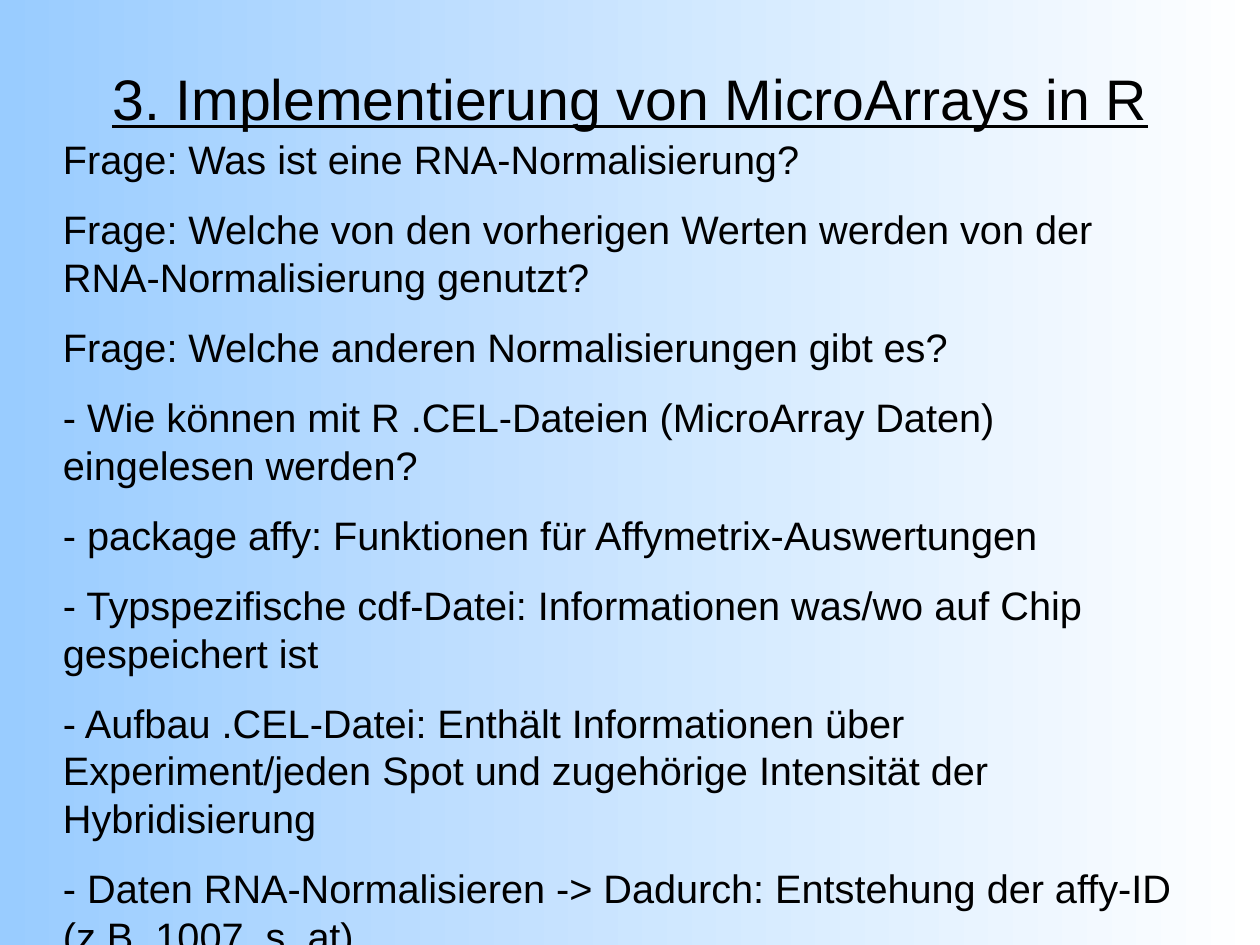
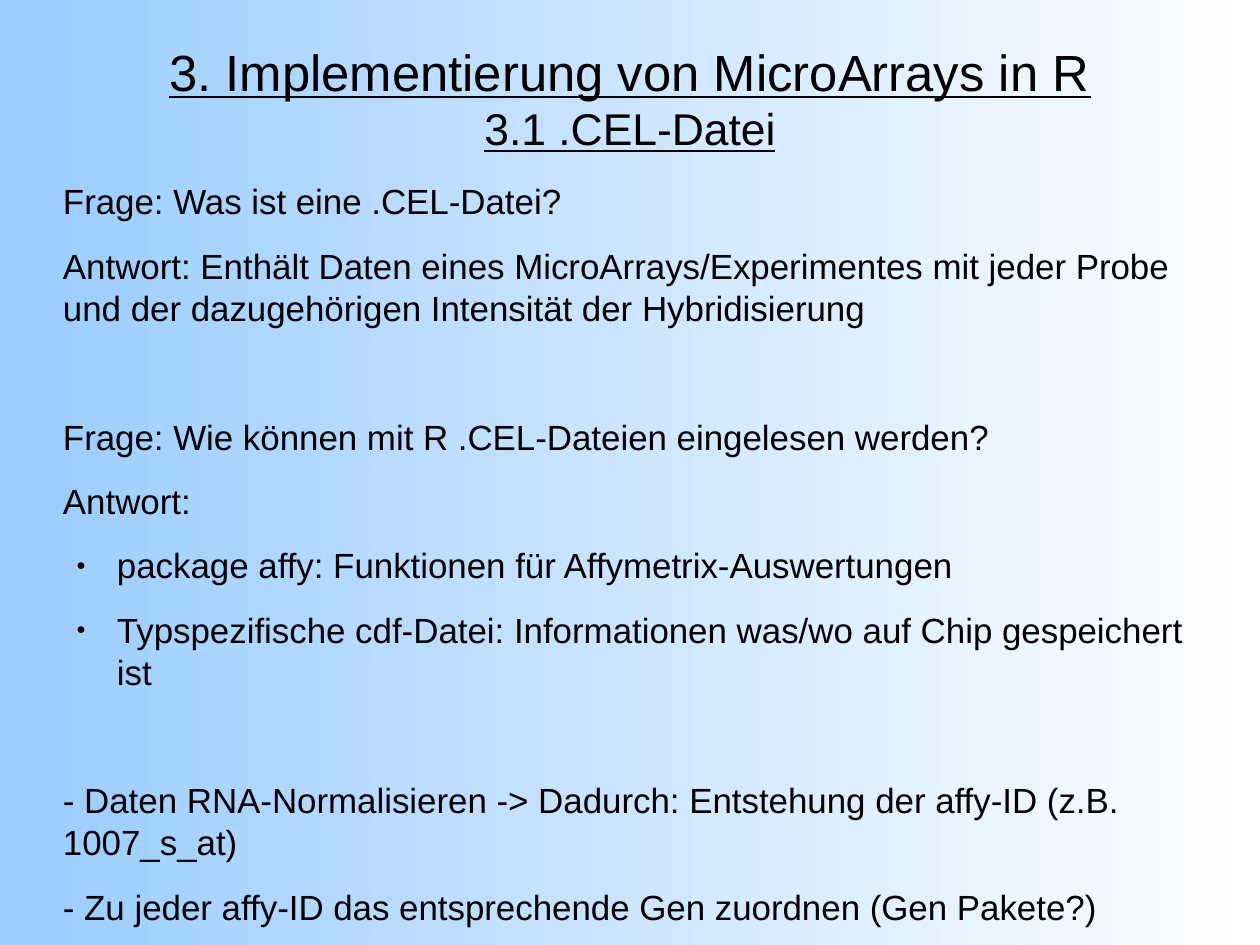
Before and after one commit to emmkey/GenEx, a slide deck: slide 7 of W1 Praesentation.odp. Drawn at 1260x945 pixels with LibreOffice and Linux fonts; fonts in the diff are those of the drawing. Boxes give left, top, right and bottom in pixels: in the first picture for what was removed or moved away, otherwise in the second. Text is boxed around its words. In the diff, an @@ line names an element or a change of style, - is before the commit and + after.

```diff
--- a/W1 Praesentation.odp
+++ b/W1 Praesentation.odp
@@ title at box(169, 54, 1089, 152): text changed; size 36 to 32 pt @@
-3. Implementierung von MicroArrays in R
+3. Implementierung von MicroArrays in R
+3.1 .CEL-Datei
@@ text at box(63, 188, 1182, 686): text changed; size 25 to 22 pt @@
-Frage: Was ist eine RNA-Normalisierung?
-Frage: Welche von den vorherigen Werten werden von der RNA-Normalisierung genutzt?
-Frage: Welche anderen Normalisierungen gibt es?
-- Wie können mit R .CEL-Dateien (MicroArray Daten) eingelesen werden?
-- package affy: Funktionen für Affymetrix-Auswertungen
-- Typspezifische cdf-Datei: Informationen was/wo auf Chip gespeichert ist
-- Aufbau .CEL-Datei: Enthält Informationen über Experiment/jeden Spot und zugehörige Intensität der Hybridisierung
+Frage: Was ist eine .CEL-Datei?
+Antwort: Enthält Daten eines MicroArrays/Experimentes mit jeder Probe und der dazugehörigen Intensität der Hybridisierung
+Frage: Wie können mit R .CEL-Dateien eingelesen werden?
+Antwort:
+● package affy: Funktionen für Affymetrix-Auswertungen
+● Typspezifische cdf-Datei: Informationen was/wo auf Chip gespeichert ist
@@ text at box(63, 188, 1182, 927): paragraph added @@
+- Liste unserer .CEL Dateien einfügen
@@ text "Frage: Was ist eine .CEL-Datei?": place and size @@
-text "Frage: Was ist eine .CEL-Datei?" at box(63, 145, 1171, 911)
+text "Frage: Was ist eine .CEL-Datei?" at box(63, 188, 1182, 927)
@@ text at box(63, 787, 1119, 927): size 25 to 22 pt in "- Daten RNA-Normalisieren -> Dadurch: Entstehung der ...", "- Zu jeder affy-ID das entsprechende Gen ..." @@
```
Also in this commit, not shown: 11 other slides changed, 2 slides added.
